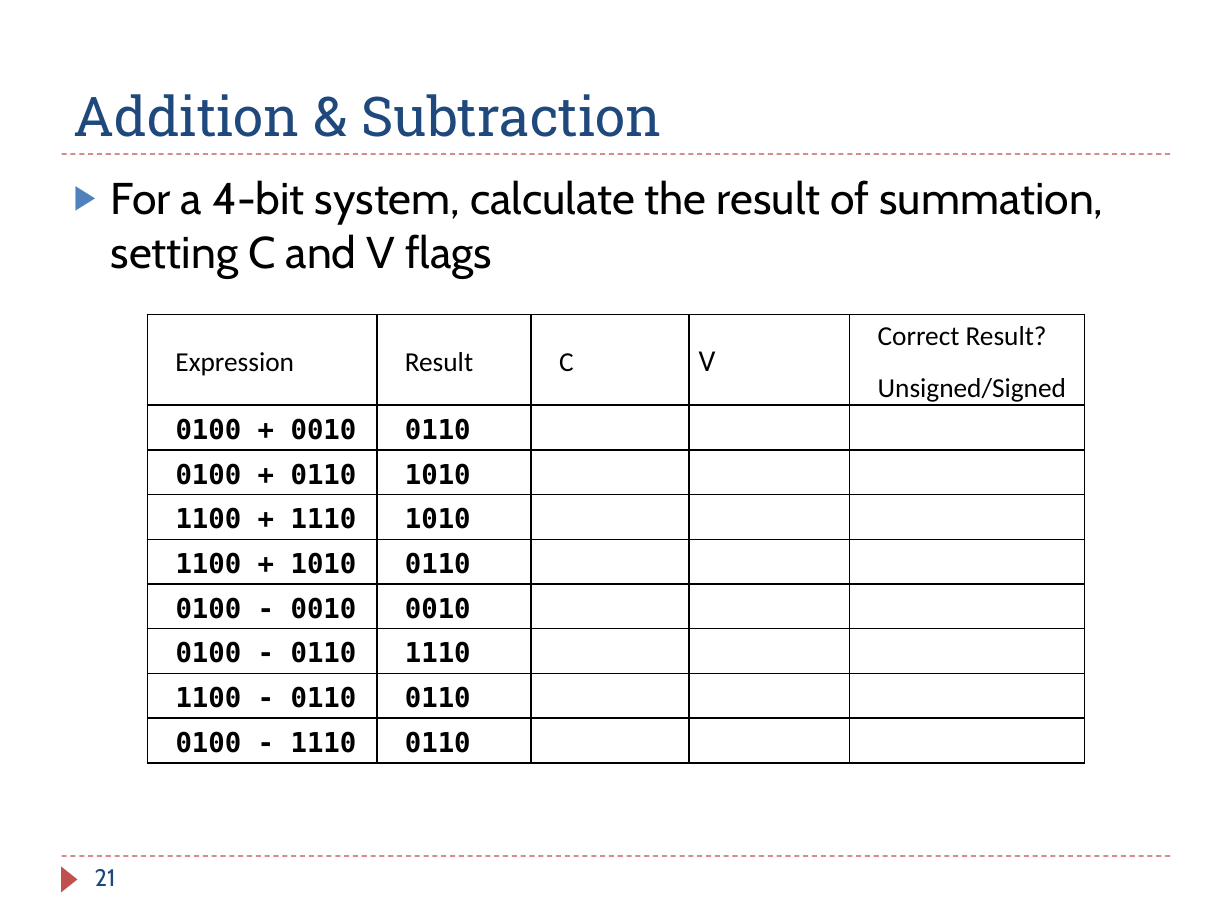
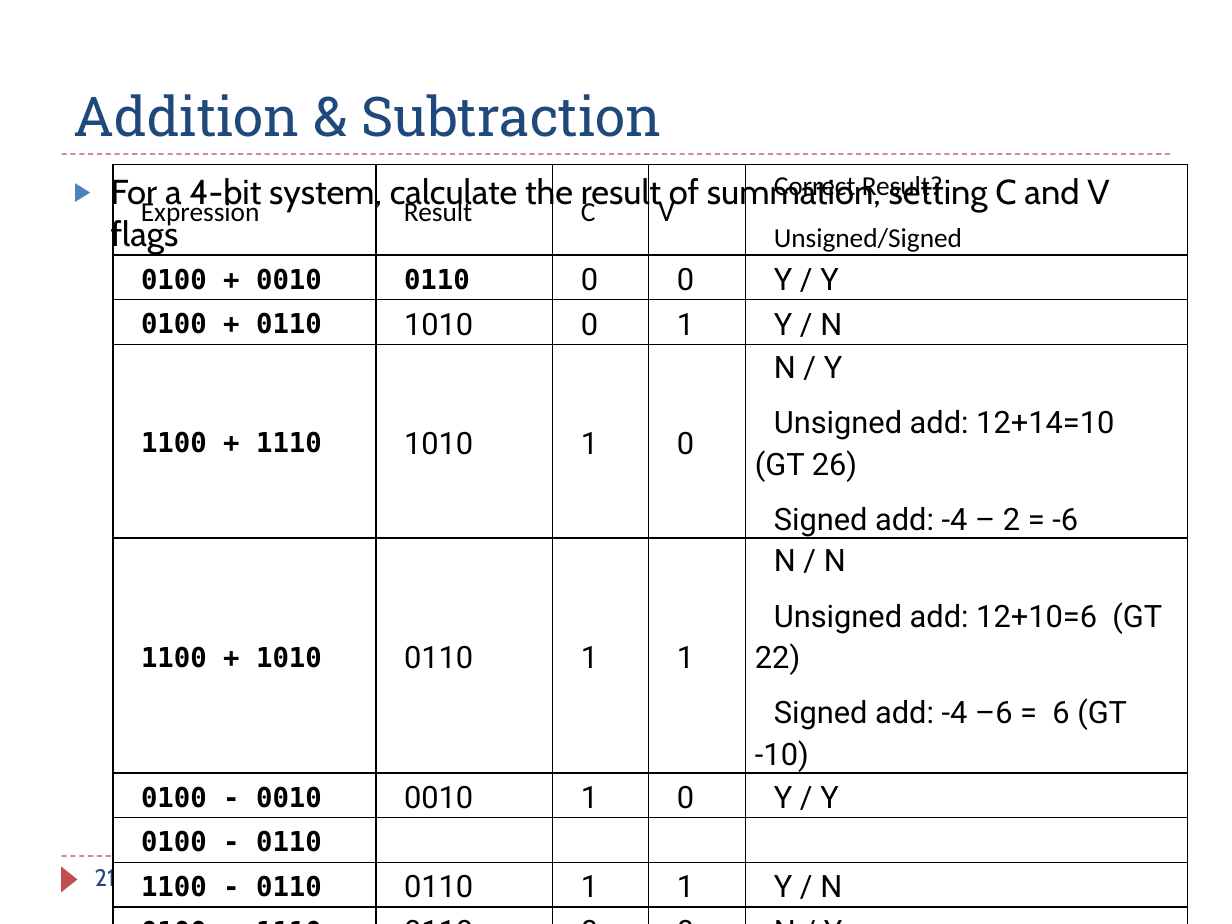
Before and after one commit to guhofstra/CSC111Fa25, a slide deck: slide 21 of PPTs/Ch4_ARM_Arithmetic_Logic_Exercises.pptx. Drawn at 1232x924 pixels with LibreOffice and Linux fonts; fonts in the diff are those of the drawing. Boxes give left, top, right and bottom in pixels: in the first picture for what was removed or moved away, otherwise in the second. Text is boxed around its words. In the diff, an @@ line names an element or a change of style, - is before the commit and + after.

```diff
--- a/PPTs/Ch4_ARM_Arithmetic_Logic_Exercises.pptx
+++ b/PPTs/Ch4_ARM_Arithmetic_Logic_Exercises.pptx
@@ text "For a 4-bit system, calculate ..." at (x1=111, y1=175, x2=1109, y2=212): size 26 to 20.1 pt @@
@@ table at (x1=113, y1=164, x2=1190, y2=910) @@
-row 2: 0100 + 0010 | 0110 |  |  | 
+row 2: 0100 + 0010 | 0110 | 0 | 0 | Y / Y
-row 3: 0100 + 0110 | 1010 |  |  | 
+row 3: 0100 + 0110 | 1010 | 0 | 1 | Y / N
-row 4: 1100 + 1110 | 1010 |  |  | 
+row 4: 1100 + 1110 | 1010 | 1 | 0 | N / Y / Unsigned add: 12+14=10 (GT 26) / Signed add: -4 – 2 = -6
-row 5: 1100 + 1010 | 0110 |  |  | 
+row 5: 1100 + 1010 | 0110 | 1 | 1 | N / N / Unsigned add: 12+10=6 (GT 22) / Signed add: -4 –6 = 6 (GT -10)
-row 6: 0100 - 0010 | 0010 |  |  | 
+row 6: 0100 - 0010 | 0010 | 1 | 0 | Y / Y
-row 7, column 2: 1110
+row 7, column 2: 
-row 8: 1100 - 0110 | 0110 |  |  | 
+row 8: 1100 - 0110 | 0110 | 1 | 1 | Y / N
-row 9: 0100 - 1110 | 0110 |  |  | 
+row 9: 0100 - 1110 | 0110 | 0 | 0 | N / Y
@@ size 16 to 18 pt, font DejaVu Sans Mono to Roboto, bold off in "1010", "1010", "0110", "0010" and 2 more places @@
@@ table resized from (x1=148, y1=314, x2=1084, y2=759) to (x1=113, y1=164, x2=1190, y2=910) @@
```
Also in this commit, not shown: 9 other files.
